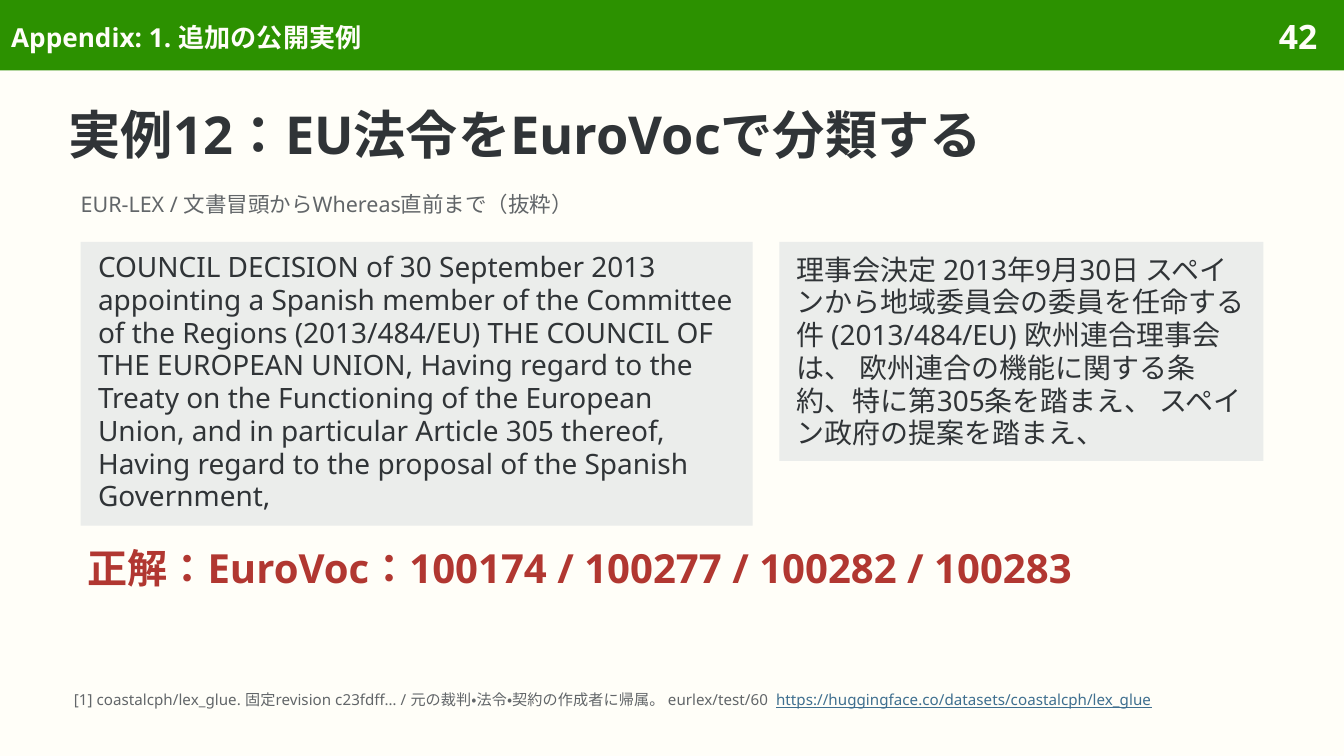
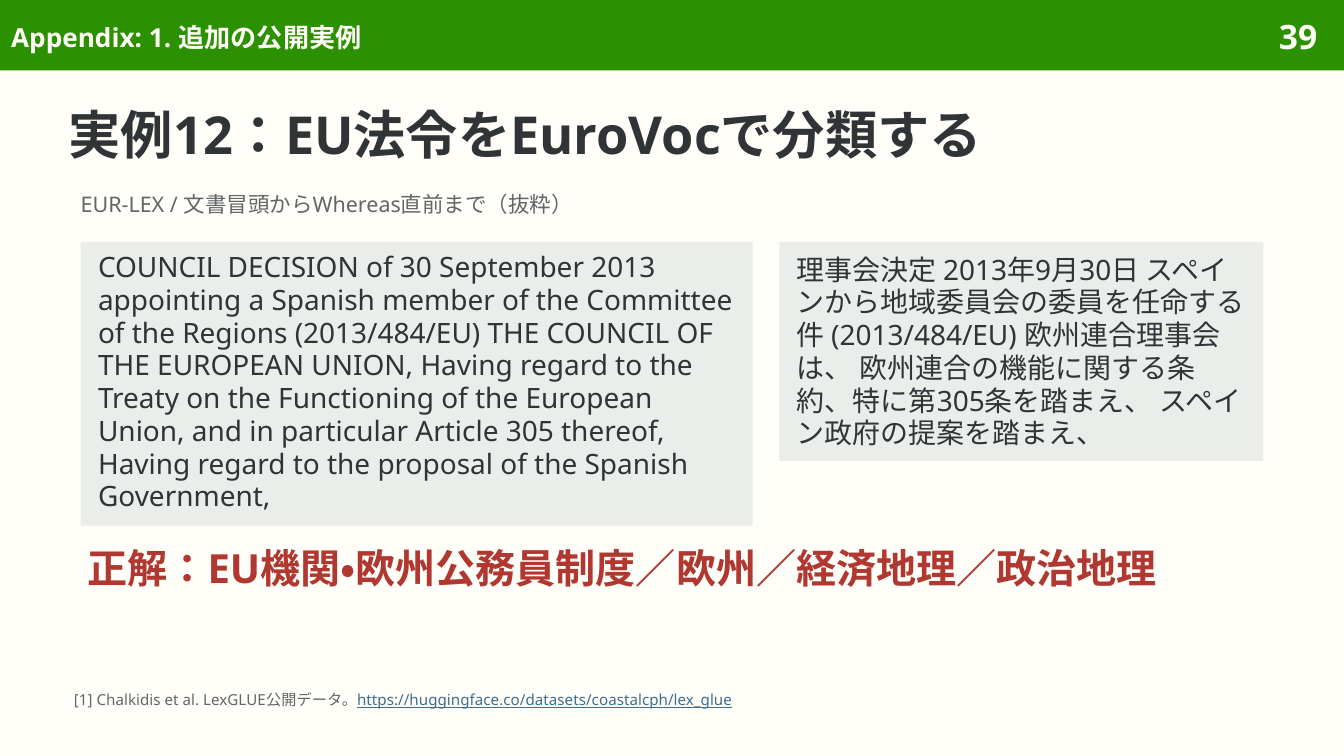
Before and after one commit to sasakiy84/datasets-in-10-minutes, a slide deck: slide 39 of slides/datasets-in-10-minutes-lexglue.pptx (slide 42 before the commit). Drawn at 1344x756 pixels with LibreOffice and Linux fonts; fonts in the diff are those of the drawing. Boxes give left, top, right and bottom in pixels: in the first picture for what was removed or moved away, otherwise in the second. Text is boxed around its words. In the diff, an @@ line names an element or a change of style, - is before the commit and + after.

Commit message:
Explain LexGLUE original tasks and clarify SCOTUS construction

```diff
--- a/slides/datasets-in-10-minutes-lexglue.pptx
+++ b/slides/datasets-in-10-minutes-lexglue.pptx
@@ page number at (1279, 24, 1317, 50): text changed @@
-42
+39
@@ text at (87, 549, 1157, 587): text changed @@
-正解：EuroVoc：100174 / 100277 / 100282 / 100283
+正解：EU機関・欧州公務員制度／欧州／経済地理／政治地理
@@ text at (74, 692, 732, 709): text changed; text colour #626669 to #3F6F8F @@
-[1] coastalcph/lex_glue. 固定revision c23fdff… / 元の裁判・法令・契約の作成者に帰属。 eurlex/test/60 https://huggingface.co/datasets/coastalcph/lex_glue
+[1] Chalkidis et al. LexGLUE公開データ。https://huggingface.co/datasets/coastalcph/lex_glue
```
Also in this commit, not shown: 41 other slides changed, 8 slides removed, 44 other files.
